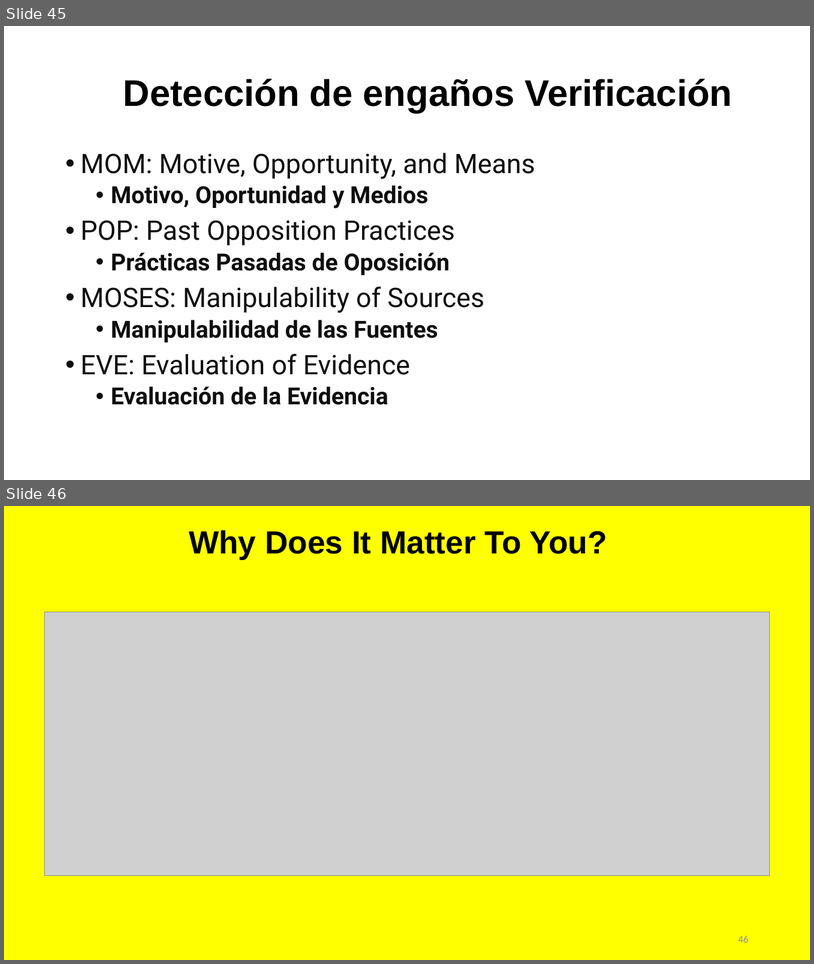
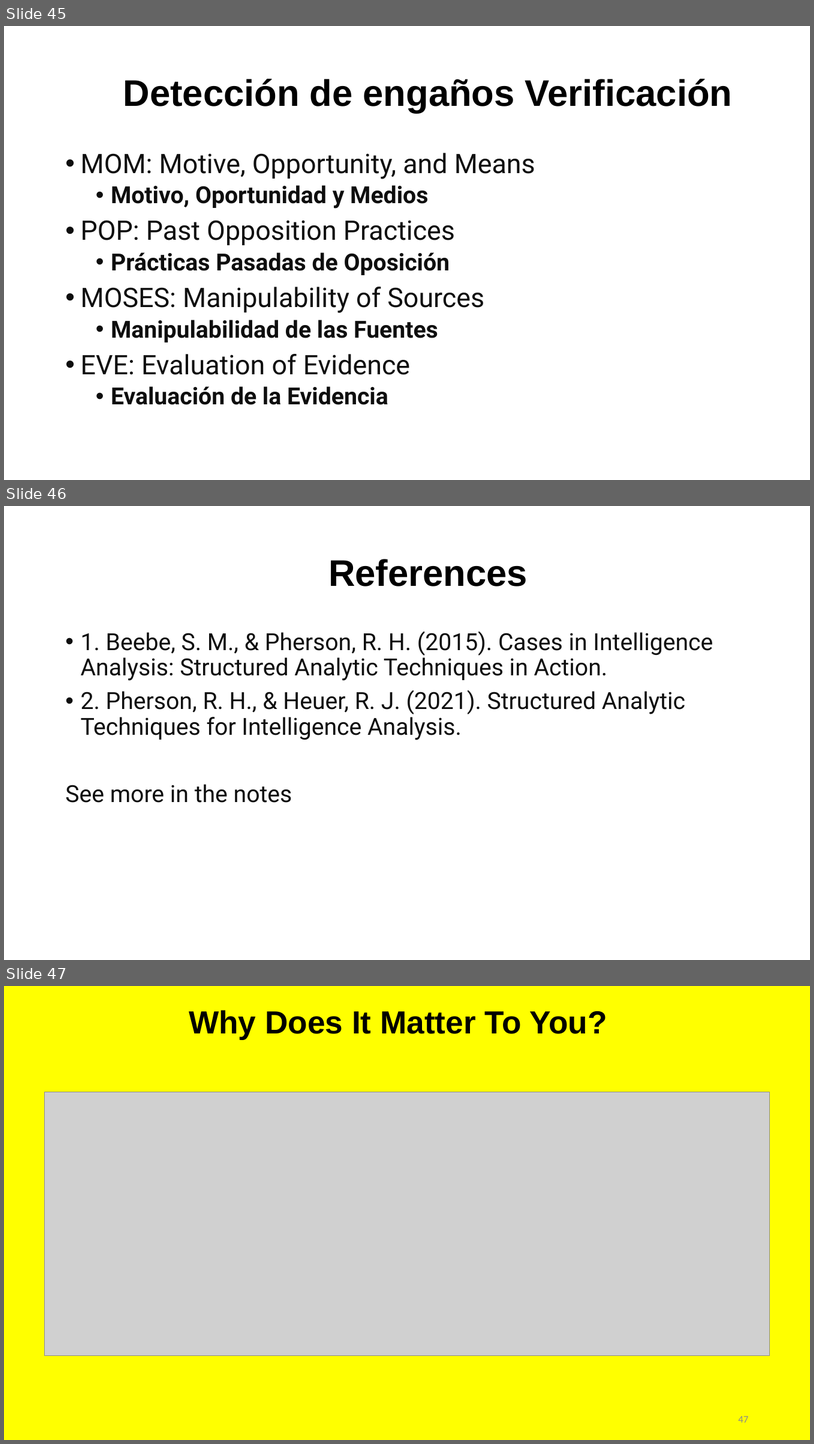
Before and after one commit to irregularchat/Counter_Malign_Information_Training, a slide deck: Counter_Malign_Information/4-Implement-For_Instructors/Lesson_Plans/Lesson_05-Identify_Malign_Information/Audio_Visual-Identify_Misinformation/Instructor-Lesson_Slide-Identify_Misinformation.pptx. Shown one above the other, each under a label of ours: slides 45 and 46 before the commit, slides 45, 46 and 47 after it. The pictures are 814x964 and 814x1444 pixels, drawn with LibreOffice and Linux fonts; fonts in the diff are those of the drawing; grey boxes stand for pictures. Boxes give left, top, right and bottom in pixels: in the first picture for what was removed or moved away, otherwise in the second. Text is boxed around its words. In the diff, an @@ line names an element or a change of style, - is before the commit and + after.

Commit message:
added references

```diff
--- a/Counter_Malign_Information/4-Implement-For_Instructors/Lesson_Plans/Lesson_05-Identify_Malign_Information/Audio_Visual-Identify_Misinformation/Instructor-Lesson_Slide-Identify_Misinformation.pptx
+++ b/Counter_Malign_Information/4-Implement-For_Instructors/Lesson_Plans/Lesson_05-Identify_Malign_Information/Audio_Visual-Identify_Misinformation/Instructor-Lesson_Slide-Identify_Misinformation.pptx
@@ slide 46 added at (x1=4, y1=506, x2=810, y2=960), background #FFFFFF @@
@@ title added at (x1=329, y1=559, x2=528, y2=586), 44 pt, text #000000, bold @@
+References
@@ text added at (x1=65, y1=631, x2=713, y2=802), 28 pt, text #0E0E0E @@
+• 1. Beebe, S. M., & Pherson, R. H. (2015). Cases in Intelligence Analysis: Structured Analytic Techniques in Action.
+• 2. Pherson, R. H., & Heuer, R. J. (2021). Structured Analytic Techniques for Intelligence Analysis.
+See more in the notes
@@ what was slide 46 is now slide 47 @@
@@ page number at (x1=738, y1=1416, x2=749, y2=1422): text changed @@
-46
+47
```
